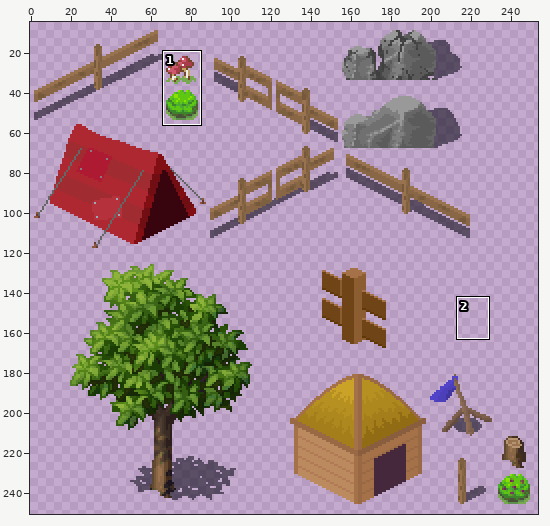
One commit to this sprite sheet: Age Of Progress/assets/packs/objects.png. The first picture is a wide view before the edit; the outline marks the close-up.
Close-up. First the earlier version:
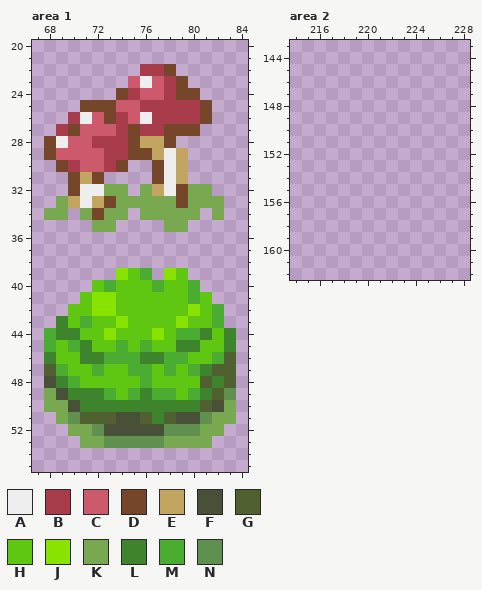
The file is 256x256 pixels. Colours within 5 levels of each other are drawn and written as one. Shown: area 1: x 67..84, y 20..55; area 2: x 214..228, y 143..162. The wide view leaves out empty margins. The commit also changed other parts of the picture, which this record leaves out.
Palette (. is transparent): A #eeeeee  B #a93c4b  C #cc5a6c  D #76462b  E #c1a560  F #485038  G #506030  H #5fc712  J #89e300  K #78a850  L #3e842d  M #4aad32  N #609050
Pixels before, area 1, first column x 68:
22 ........BBD.....
23 .......CACBD....
24 ......DBCCBDD...
25 ...DDDCCBBBBBD..
26 ..BACDBCABBBBD..
27 .BDCCCBDBBDDD...
28 DACCBBBDEED.....
29 DCCCCBBDDEAE....
30 .DBCCBD..DAE....
31 ..DED....DAE....
32 ..DAAKK.KEADKK..
33 .KEAEDKKKKKDKKK.
34 KK.KDKK.KKKKK.K.
35 ....KK....KK....
36 ................
37 ................
38 ................
39 ......JHM.JH....
40 ....HMHHHMHHM...
41 ...HJJHHHHHHMH..
42 ..HHJJHHHHHHJHM.
43 .LHMHHJHHHHJHHM.
44 MLLHHJHHHJHMMLHL
45 MHMLHHMHMHHLLHHL
46 LHHLLMMMLLMMHHMG
47 GMHHMHHMMHMHMLGG
48 FLMHHHHHMHHHHGLG
49 KFLLLMHMLMMHMLGN
50 KKFLLLLLLLLLLGFK
51 .KNGGGFFGLGFFNKK
52 ..KKNFFFFFNNNKK.
53 ...KKNNNNNKKKK..
The same view after the edit:
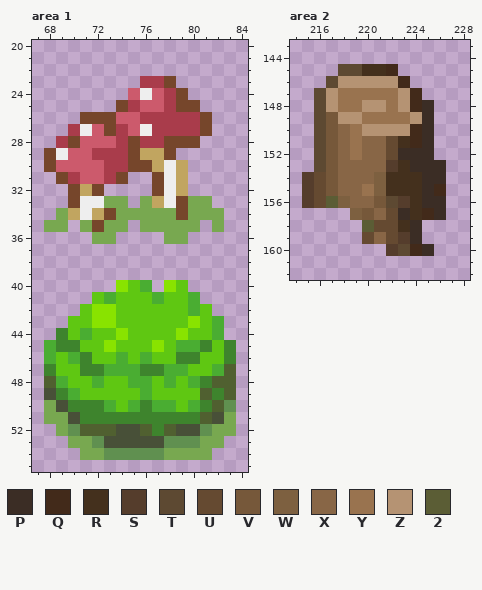
Colours new in this view: P #3b2d25  Q #422a1a  R #44301d  S #553d2c  T #5d4932  U #654a31  V #76583a  W #7d6040  X #886646  Y #99734f  Z #b59373  2 #5b5d35
Edits made:
Changed rows in their new state; - is an unchanged pixel.
Area 1:
first column x 68:
22 --------...-----
23 -------.BBD.----
24 ------.CA---.---
25 ---...DBCC-DD.--
26 --.DD-C-B-------
27 -.BA-D-CA-BBBD--
28 .BD-CC--BB-DD---
29 -A--B---E-D.----
30 DCC---BDDE------
31 -DBCCBD---------
32 ---ED..-.D-E..--
33 -.D-AK-.-EA---.-
34 .-EAED-K---D-K--
35 KK-KD-K-KK--K-K-
36 ----KK----KK----
39 ------...-..----
40 ----..J-M.J-.---
41 ---.HM---M---.--
42 --.---------M-.-
43 -.-HJJH----HJ---
44 .-HM-HJ--H-JHHM.
45 -LLH-JH-HJ-MML--
46 M-M-HH-HMHHLL-HL
47 LH-LLMM-LL-MHHM-
48 GMH-M--M--M-MLG-
49 FLMHHH-HMHH-HGLG
50 -FL--MHM-MMHMLGN
51 K-FLLLLLL-LLLGF-
52 -KNGGG--GLGFFN-K
53 --K-NFFFFFNNN-K-
54 ---KKNNNNNKKKK--
Area 2:
first column x 215:
145 ---TTRRQ----
146 --TZZZZZQ---
147 -TZYYYYYZQ--
148 -TZYYZZYZQP-
149 -TVZZYYYYZP-
150 -TVXYZZZZQP-
151 -TVXYXXURQP-
152 -TVXYXXUPPP-
153 -TVXXXXSRPPP
154 SUVXXXWRRRPP
155 SUVXXYWRRRPQ
156 SU2WXXVTSRPP
157 ----WVXUPRQP
158 -----2UURP--
159 -----UXUSP--
160 -------STQP-
Changed places in both close-ups, as pixel boxes (x1, y1, x2, y2):
changed: (44, 64, 236, 460)
added: (302, 64, 446, 256)
